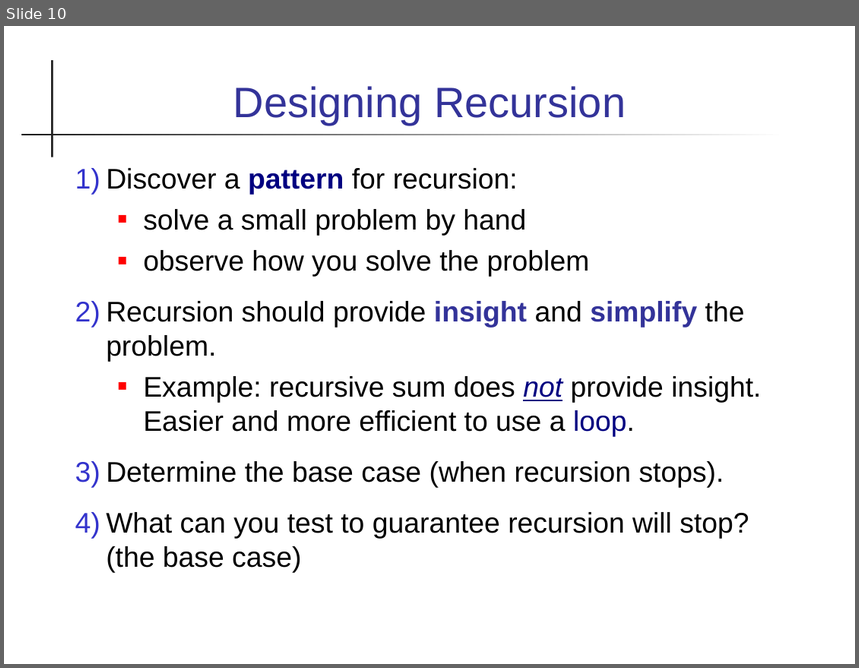
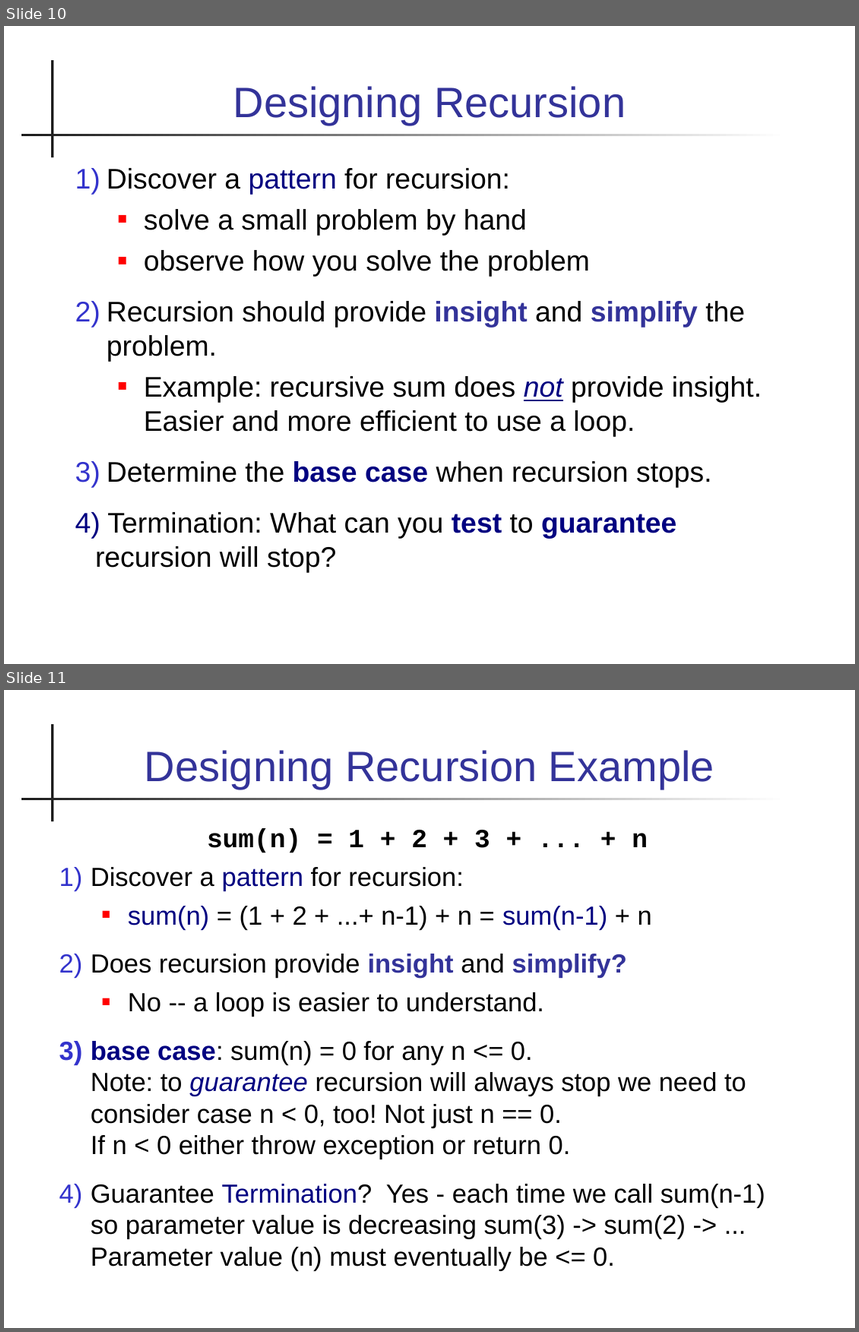
Before and after one commit to skeoop/skeoop.github.io, a slide deck: recursion/Recursion.ppt. Shown one above the other, each under a label of ours: slide 10 before the commit, slides 10 and 11 after it. The pictures are 859x668 and 859x1332 pixels, drawn with LibreOffice and Linux fonts; fonts in the diff are those of the drawing. Boxes give left, top, right and bottom in pixels: in the first picture for what was removed or moved away, otherwise in the second. Text is boxed around its words. In the diff, an @@ line names an element or a change of style, - is before the commit and + after.

Commit message:
add Lab10 and Recursion slides

```diff
--- a/recursion/Recursion.ppt
+++ b/recursion/Recursion.ppt
@@ slide 11 added at (x1=4, y1=690, x2=855, y2=1328), background #FFFFFF; not listed: 2 template elements that a slide beside it also shows @@
@@ title added at (x1=145, y1=750, x2=715, y2=789), 36 pt, text #333399 @@
+Designing Recursion Example
@@ text added at (x1=91, y1=828, x2=766, y2=1271), 22.2 pt, text #000000 @@
+sum(n) = 1 + 2 + 3 + ... + n
+1) Discover a pattern for recursion:
+  ■ sum(n) = (1 + 2 + ...+ n-1) + n = sum(n-1) + n
+2) Does recursion provide insight and simplify?
+  ■ No -- a loop is easier to understand.
+3) base case: sum(n) = 0 for any n <= 0.
+   Note: to guarantee recursion will always stop we need to consider case n < 0, too! Not just n == 0.
+   If n < 0 either throw exception or return 0.
+4) Guarantee Termination? Yes - each time we call sum(n-1) so parameter value is decreasing sum(3) -> sum(2) -> ...
+   Parameter value (n) must eventually be <= 0.
@@ slide 10 changed as well @@
@@ text at (x1=107, y1=168, x2=762, y2=437): bold off in "pattern"; text colour #000080 to #000000 in "loop."; indent changed @@
@@ text at (x1=95, y1=461, x2=712, y2=573): text changed @@
-3) Determine the base case (when recursion stops).
-4) What can you test to guarantee recursion will stop? (the base case)
+3) Determine the base case when recursion stops.
+4) Termination: What can you test to guarantee recursion will stop?
```
Also in this commit, not shown: 27 other slides changed, 1 slide removed, 3 other files.
